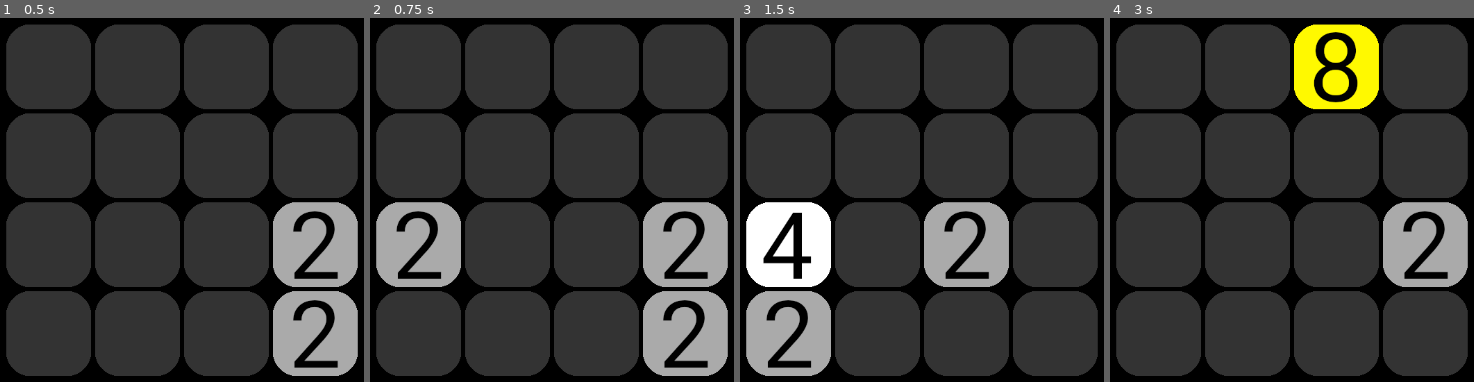
Above: before the commit, frames 1-4 (left to right).
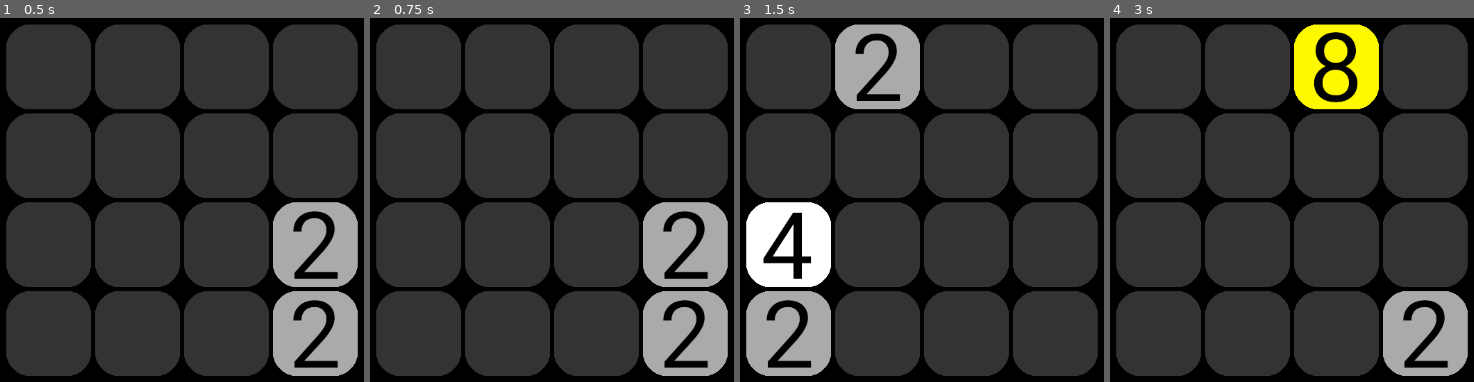
Above: after the commit, the same moments.

Repository: hjk321/Neon2048
Game: Godot game, scene res://main.tscn
Same seed, same stepped clock (60 frames per second), same inputs: the game is played once before the commit and once after it.
Inputs:
- Up to frame 1 (0.5 s): no input
- Up to frame 2 (0.75 s): tap Enter at 0.5 s; hold Right (right) from 0.53 s (still down)
- Up to frame 3 (1.5 s): tap Space (restart) at 1.25 s; release Right (right) at 1.28 s; hold Down (down) from 1.28 s (still down)
- Up to frame 4 (3 s): tap Space (restart) at 2, 2.75 s; release Down (down) at 2.03 s; hold Right (right) 2.03-2.78 s; hold Up (up) from 2.78 s (still down)

Frame 1 is identical in both runs. In frame 2, 5.0% of the frame differs, in the area x 1-25%, y 50-74%; in frame 3, 10%, in the area x 26-74%, y 1-74%; in frame 4, 10%.

Commit message:
Only count real turns

Diff:
--- a/main.gd
+++ b/main.gd
@@ -85,42 +85,53 @@
 	elif Input.is_action_just_pressed("left"): direction = Vector2i.LEFT
 	elif Input.is_action_just_pressed("right"): direction = Vector2i.RIGHT
 	if direction == Vector2i.ZERO: return
-	print("Shifting grid in direction " + str(direction))
-	do_shift_grid(direction)
-	add_random_tile()
+	if do_shift_grid(direction):
+		print("Shifting grid in direction " + str(direction))
+		add_random_tile()
 	state = STATE.ANIMATING_TILES
 
 # shifts the grid in a direction, applying tile animations as we go.
-func do_shift_grid(dir: Vector2i) -> void:
+# returns true if the grid has shifted (which counts as a "move")
+func do_shift_grid(dir: Vector2i) -> bool:
+	var retval := false
 	match dir:
 		Vector2i.UP:
 			for x in range(GRID_SIZE):
 				var row := []
 				for y in range(GRID_SIZE): row.append(grid[x][y])
-				row = do_row(row, dir)
-				for y in range(GRID_SIZE): grid[x][y] = row[y]
+				var new_row := row.duplicate()
+				do_row(new_row, dir)
+				if row.hash() != new_row.hash(): retval = true
+				for y in range(GRID_SIZE): grid[x][y] = new_row[y]
 		Vector2i.DOWN:
 			for x in range(GRID_SIZE):
 				var row := []
 				for y in range(GRID_SIZE - 1, -1, -1): row.append(grid[x][y])
-				row = do_row(row, dir)
-				for y in range(GRID_SIZE): grid[x][y] = row[GRID_SIZE - 1 - y]
+				var new_row := row.duplicate()
+				do_row(new_row, dir)
+				if row.hash() != new_row.hash(): retval = true
+				for y in range(GRID_SIZE): grid[x][y] = new_row[GRID_SIZE - 1 - y]
 		Vector2i.LEFT:
 			for y in range(GRID_SIZE):
 				var row := []
 				for x in range(GRID_SIZE): row.append(grid[x][y])
-				row = do_row(row, dir)
-				for x in range(GRID_SIZE): grid[x][y] = row[x]
+				var new_row := row.duplicate()
+				do_row(new_row, dir)
+				if row.hash() != new_row.hash(): retval = true
+				for x in range(GRID_SIZE): grid[x][y] = new_row[x]
 		Vector2i.RIGHT:
 			for y in range(GRID_SIZE):
 				var row := []
 				for x in range(GRID_SIZE - 1, -1, -1): row.append(grid[x][y])
-				row = do_row(row, dir)
-				for x in range(GRID_SIZE): grid[x][y] = row[GRID_SIZE - 1 - x]
+				var new_row := row.duplicate()
+				do_row(new_row, dir)
+				if row.hash() != new_row.hash(): retval = true
+				for x in range(GRID_SIZE): grid[x][y] = new_row[GRID_SIZE - 1 - x]
+	return retval
 
 # Proccesses a single row during a shift.
 # Abstracted to one-dimensional array where element 0 is at the "bottom" of current gravity
-func do_row(row: Array, shift_direction: Vector2i) -> Array:
+func do_row(row: Array, shift_direction: Vector2i) -> void:
 	# recursively condenses the row so there are no nulls except at the end
 	var condense := func condense(r: Array, n: int, dir: Vector2i, c: Callable) -> Array:
 		if n >= (GRID_SIZE - 1): return r
@@ -134,7 +145,7 @@
 					break
 		return c.call(r, n + 1, dir, c)
 
-	if row.size() != GRID_SIZE: return row
+	if row.size() != GRID_SIZE: return
 	row = condense.call(row, 0, shift_direction, condense)
 
 	# Merge tiles non-recursively
@@ -149,7 +160,6 @@
 		row[i] = row[i + 1]
 		row[i + 1] = null
 		row = condense.call(row, 0, shift_direction, condense)
-	return row
 
 func state_animate() -> void:
 	for child in $Tiles.get_children():
